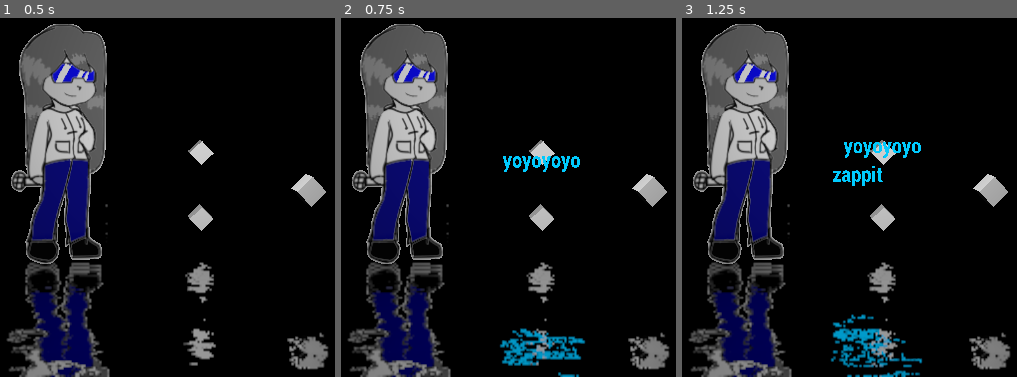
Above: before the commit, frames 1-3 (left to right).
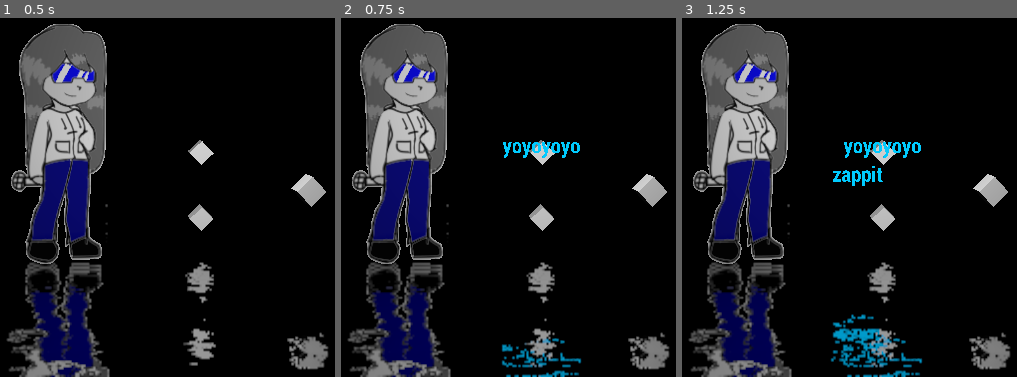
Above: after the commit, the same moments.

Repository: X-Funkin/vs-Zappity-3DX-Demo
Game: Godot game, scene res://Main3D.tscn
Same seed, same stepped clock (60 frames per second), same inputs: the game is played once before the commit and once after it.
Inputs:
- Up to frame 1 (0.5 s): no input
- Up to frame 2 (0.75 s): tap Enter (ui_accept) at 0.5 s
- Up to frame 3 (1.25 s): tap Enter (ui_accept) at 0.77 s

Frame 1 is identical in both runs. In frame 2, 2.9% of the frame differs, in the area x 47-73%, y 34-100%; in frame 3, nothing differs.

Commit message:
got the basic os ui started yay no need to procrasticate anymoooore yay

Diff:
--- /dev/null
+++ b/OS Box.tscn
@@ -0,0 +1,106 @@
+[gd_scene load_steps=12 format=2]
+
+[ext_resource path="res://icon.png" type="Texture" id=1]
+[ext_resource path="res://assets/images/mask.png" type="Texture" id=2]
+
+[sub_resource type="VisualShaderNodeInput" id=1]
+input_name = "uv"
+
+[sub_resource type="VisualShaderNodeVectorDecompose" id=2]
+
+[sub_resource type="VisualShaderNodeScalarOp" id=3]
+
+[sub_resource type="VisualShaderNodeCompare" id=4]
+function = 5
+
+[sub_resource type="VisualShaderNodeScalarUniform" id=5]
+uniform_name = "ScalarUniform"
+
+[sub_resource type="VisualShader" id=6]
+code = "shader_type canvas_item;
+uniform float ScalarUniform;
+
+
+
+void vertex() {
+// Output:0
+
+}
+
+void fragment() {
+// Input:2
+	vec3 n_out2p0 = vec3(UV, 0.0);
+
+// VectorDecompose:3
+	float n_out3p0 = n_out2p0.x;
+	float n_out3p1 = n_out2p0.y;
+	float n_out3p2 = n_out2p0.z;
+
+// ScalarUniform:6
+	float n_out6p0 = ScalarUniform;
+
+// Compare:5
+	bool n_out5p0 = n_out3p0<=n_out6p0;
+
+// Output:0
+	COLOR.rgb = vec3(n_out5p0 ? 1.0 : 0.0);
+
+}
+
+void light() {
+// Output:0
+
+}
+"
+graph_offset = Vector2( 156, -101 )
+mode = 1
+flags/light_only = false
+nodes/fragment/2/node = SubResource( 1 )
+nodes/fragment/2/position = Vector2( 0, 160 )
+nodes/fragment/3/node = SubResource( 2 )
+nodes/fragment/3/position = Vector2( 180, 20 )
+nodes/fragment/4/node = SubResource( 3 )
+nodes/fragment/4/position = Vector2( 460, 0 )
+nodes/fragment/5/node = SubResource( 4 )
+nodes/fragment/5/position = Vector2( 420, -40 )
+nodes/fragment/6/node = SubResource( 5 )
+nodes/fragment/6/position = Vector2( 100, 160 )
+nodes/fragment/connections = PoolIntArray( 2, 0, 3, 0, 3, 0, 5, 0, 5, 0, 0, 0, 6, 0, 5, 1 )
+
+[sub_resource type="ShaderMaterial" id=7]
+shader = SubResource( 6 )
+shader_param/ScalarUniform = -0.008
+
+[sub_resource type="AtlasTexture" id=8]
+atlas = ExtResource( 2 )
+region = Rect2( 0, 0, 32, 32 )
+
+[sub_resource type="ProxyTexture" id=9]
+base = SubResource( 8 )
+
+[node name="OS Box" type="Node2D"]
+
+[node name="OS lines" type="Line2D" parent="."]
+material = SubResource( 7 )
+points = PoolVector2Array( 0, -100, 300, -100, 400, 0, 1920, 0, 1920, 1080, 0, 1080, 0, -100 )
+width = 13.204
+default_color = Color( 1, 1, 1, 1 )
+texture = SubResource( 9 )
+texture_mode = 2
+
+[node name="icon" type="Sprite" parent="OS lines"]
+position = Vector2( 869.414, 551.64 )
+scale = Vector2( 12.8555, 12.8555 )
+texture = ExtResource( 1 )
+
+[node name="Label" type="Label" parent="."]
+margin_left = 6.35678
+margin_top = -73.9782
+margin_right = 72.3568
+margin_bottom = -59.9782
+rect_scale = Vector2( 4.51126, 4.51915 )
+text = "Godot.png"
+valign = 2
+__meta__ = {
+"_edit_use_anchors_": false
+}
--- a/assets/scenes/Opening Text.tscn
+++ b/assets/scenes/Opening Text.tscn
@@ -228,17 +228,21 @@
 "_edit_use_anchors_": false
 }
 
-[node name="Text Holder" type="VBoxContainer" parent="Control/CenterContainer" groups=[
+[node name="Text Box1" type="Control" parent="Control/CenterContainer"]
+
+[node name="Text Holder" type="VBoxContainer" parent="Control/CenterContainer/Text Box1" groups=[
 "Enter Recievers",
 ]]
-margin_left = -238.0
-margin_top = -85.0
-margin_right = 238.0
-margin_bottom = 85.0
+visible = false
+margin_left = -307.0
+margin_top = -172.0
+margin_right = 306.0
+margin_bottom = 172.0
 script = ExtResource( 2 )
 
-[node name="Top Text" type="Label" parent="Control/CenterContainer/Text Holder"]
-margin_right = 476.0
+[node name="Top Text" type="Label" parent="Control/CenterContainer/Text Box1/Text Holder"]
+self_modulate = Color( 0, 0, 0, 1 )
+margin_right = 613.0
 margin_bottom = 170.0
 custom_fonts/font = SubResource( 1 )
 custom_colors/font_color = Color( 1, 1, 1, 1 )
@@ -246,13 +250,11 @@
 text = "yoyoyoyo"
 align = 1
 valign = 1
-percent_visible = 0.0
-__meta__ = {
-"_edit_use_anchors_": false
-}
-
-[node name="Text Highlight Color" type="ColorRect" parent="Control/CenterContainer/Text Holder/Top Text"]
-visible = false
+__meta__ = {
+"_edit_use_anchors_": false
+}
+
+[node name="Text Highlight Color" type="ColorRect" parent="Control/CenterContainer/Text Box1/Text Holder/Top Text"]
 show_behind_parent = true
 anchor_right = 1.0
 anchor_bottom = 1.0
@@ -260,8 +262,8 @@
 "_edit_use_anchors_": false
 }
 
-[node name="BOTTOM TEXT" type="Label" parent="Control/CenterContainer/Text Holder"]
-visible = false
+[node name="BOTTOM TEXT" type="Label" parent="Control/CenterContainer/Text Box1/Text Holder"]
+self_modulate = Color( 0, 0, 0, 1 )
 margin_top = 174.0
 margin_right = 613.0
 margin_bottom = 344.0
@@ -271,27 +273,25 @@
 text = "zappity mod"
 align = 1
 valign = 1
-percent_visible = 0.0
-__meta__ = {
-"_edit_use_anchors_": false
-}
-
-[node name="Text Highlight color" type="ColorRect" parent="Control/CenterContainer/Text Holder/BOTTOM TEXT"]
+__meta__ = {
+"_edit_use_anchors_": false
+}
+
+[node name="Text Highlight color" type="ColorRect" parent="Control/CenterContainer/Text Box1/Text Holder/BOTTOM TEXT"]
+show_behind_parent = true
+anchor_right = 1.0
+anchor_bottom = 1.0
+__meta__ = {
+"_edit_use_anchors_": false
+}
+
+[node name="TextAnim" type="AnimationPlayer" parent="Control/CenterContainer/Text Box1/Text Holder"]
+"anims/Print Text" = SubResource( 2 )
+
+[node name="Text Box 2" type="Control" parent="Control/CenterContainer"]
 visible = false
-show_behind_parent = true
-anchor_right = 1.0
-anchor_bottom = 1.0
-__meta__ = {
-"_edit_use_anchors_": false
-}
-
-[node name="TextAnim" type="AnimationPlayer" parent="Control/CenterContainer/Text Holder"]
-"anims/Print Text" = SubResource( 2 )
-
-[node name="Control" type="Control" parent="Control/CenterContainer"]
-visible = false
-
-[node name="Text Holder2" type="VBoxContainer" parent="Control/CenterContainer/Control" groups=[
+
+[node name="Text Holder2" type="VBoxContainer" parent="Control/CenterContainer/Text Box 2" groups=[
 "Enter Recievers",
 ]]
 visible = false
@@ -301,7 +301,7 @@
 margin_bottom = 172.0
 script = ExtResource( 2 )
 
-[node name="Top Text" type="Label" parent="Control/CenterContainer/Control/Text Holder2"]
+[node name="Top Text" type="Label" parent="Control/CenterContainer/Text Box 2/Text Holder2"]
 self_modulate = Color( 0, 0, 0, 1 )
 margin_right = 412.0
 margin_bottom = 170.0
@@ -315,7 +315,7 @@
 "_edit_use_anchors_": false
 }
 
-[node name="Text Highlight Color" type="ColorRect" parent="Control/CenterContainer/Control/Text Holder2/Top Text"]
+[node name="Text Highlight Color" type="ColorRect" parent="Control/CenterContainer/Text Box 2/Text Holder2/Top Text"]
 show_behind_parent = true
 anchor_right = 1.0
 anchor_bottom = 1.0
@@ -323,7 +323,7 @@
 "_edit_use_anchors_": false
 }
 
-[node name="BOTTOM TEXT" type="Label" parent="Control/CenterContainer/Control/Text Holder2"]
+[node name="BOTTOM TEXT" type="Label" parent="Control/CenterContainer/Text Box 2/Text Holder2"]
 self_modulate = Color( 0, 0, 0, 1 )
 margin_top = 174.0
 margin_right = 412.0
@@ -338,7 +338,7 @@
 "_edit_use_anchors_": false
 }
 
-[node name="Text Highlight color" type="ColorRect" parent="Control/CenterContainer/Control/Text Holder2/BOTTOM TEXT"]
+[node name="Text Highlight color" type="ColorRect" parent="Control/CenterContainer/Text Box 2/Text Holder2/BOTTOM TEXT"]
 show_behind_parent = true
 anchor_right = 1.0
 anchor_bottom = 1.0
@@ -346,5 +346,5 @@
 "_edit_use_anchors_": false
 }
 
-[node name="TextAnim" type="AnimationPlayer" parent="Control/CenterContainer/Control/Text Holder2"]
+[node name="TextAnim" type="AnimationPlayer" parent="Control/CenterContainer/Text Box 2/Text Holder2"]
 "anims/Print Text" = SubResource( 3 )
Binary file added: assets/images/mask.png
Not shown, added: assets/images/mask.png.import
Not shown, added: assets/music/freakyMenu.ogg.import
Not shown, added: assets/music/freakyMenu.ogg
